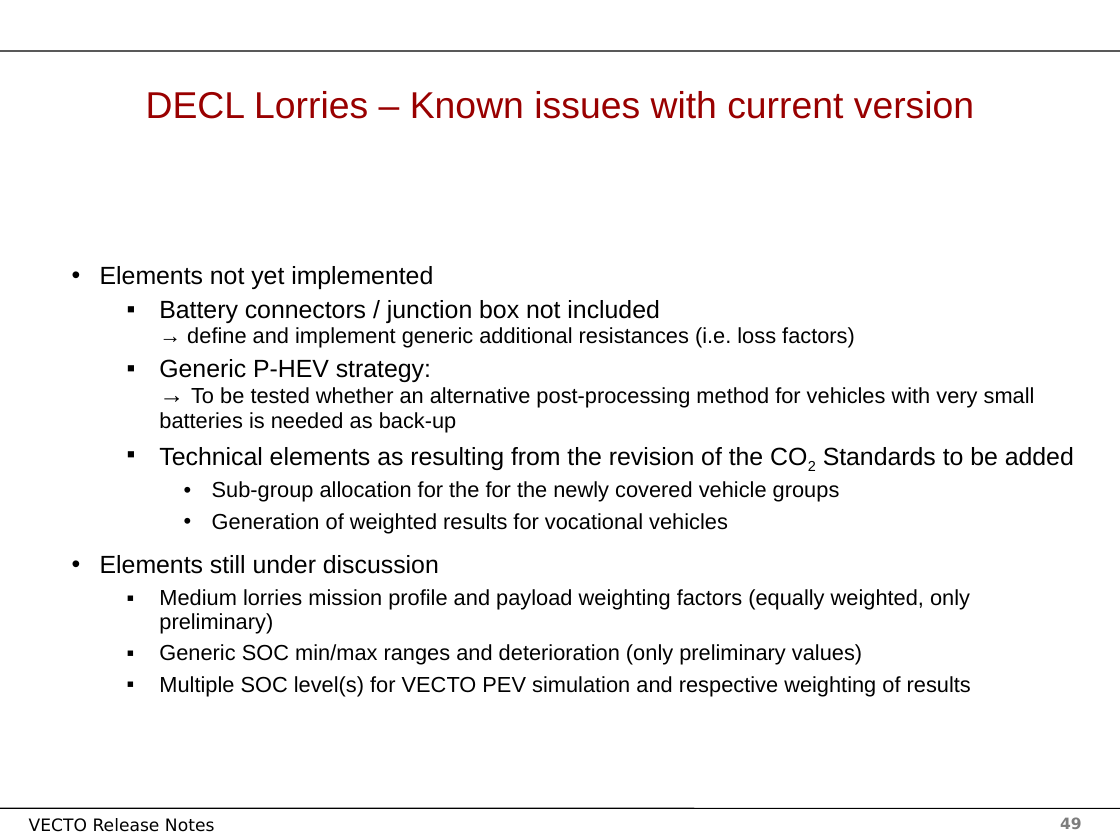
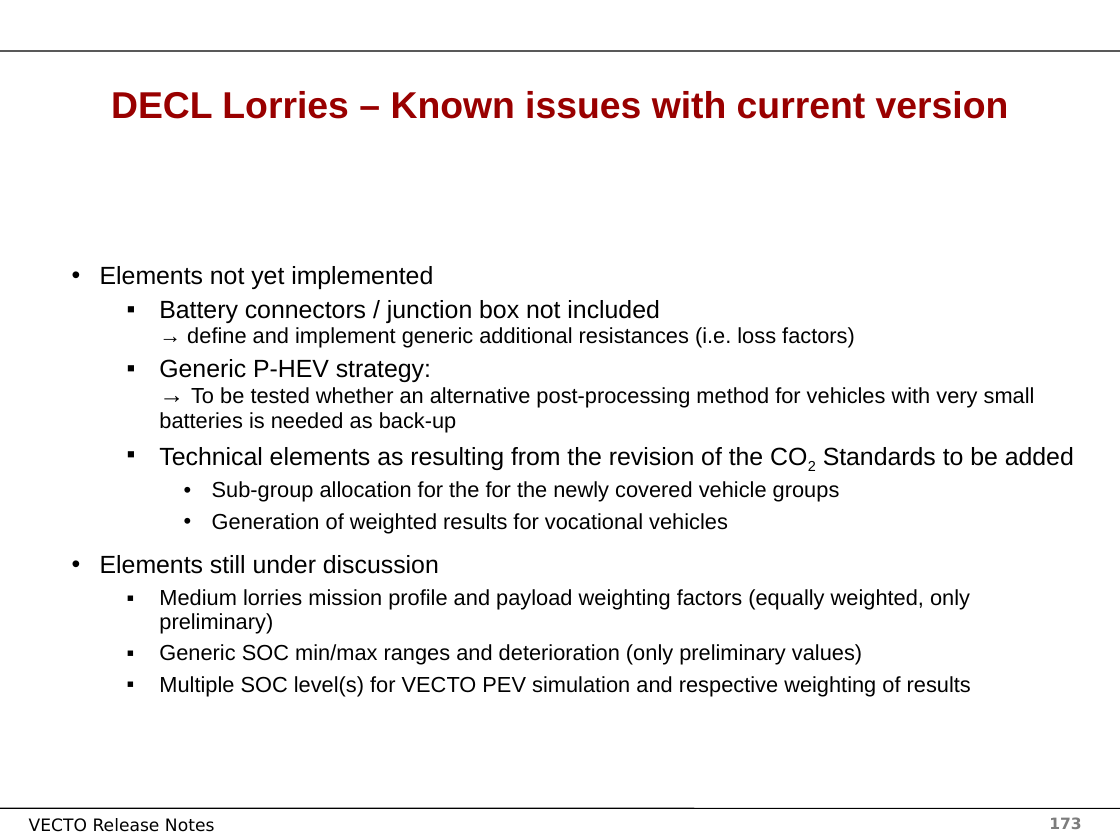
Before and after one commit to tanawadeatharva/BharatVECTO, a slide deck: slide 173 of Documentation/User Manual Source/Release Notes Vecto3.x.pptx (slide 49 before the commit). Drawn at 1120x840 pixels with LibreOffice and Linux fonts; fonts in the diff are those of the drawing; background and template pictures are left out. Boxes give left, top, right and bottom in pixels: in the first picture for what was removed or moved away, otherwise in the second. Text is boxed around its words. In the diff, an @@ line names an element or a change of style, - is before the commit and + after.

```diff
--- a/Documentation/User Manual Source/Release Notes Vecto3.x.pptx
+++ b/Documentation/User Manual Source/Release Notes Vecto3.x.pptx
@@ title "DECL Lorries – Known issues ..." at box(111, 91, 1009, 119): bold on @@
@@ page number at box(1049, 817, 1081, 829): text changed @@
-49
+173
```
Also in this commit, not shown: 154 other slides changed, 124 slides added.
